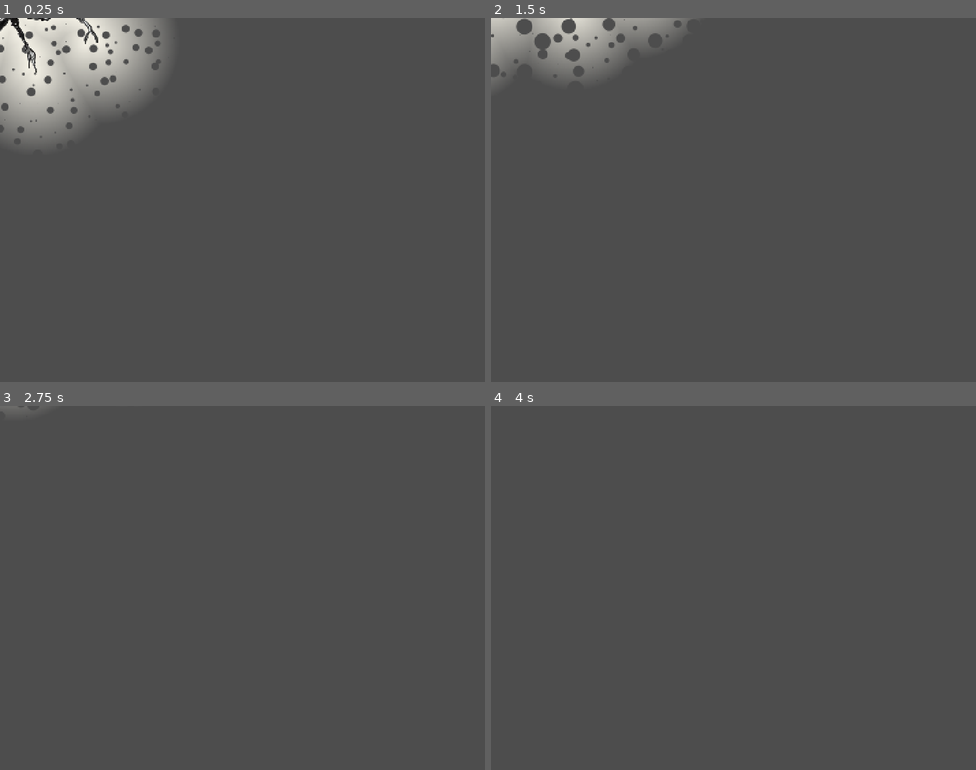
Above: before the commit, frames 1-4 (two rows, left to right).
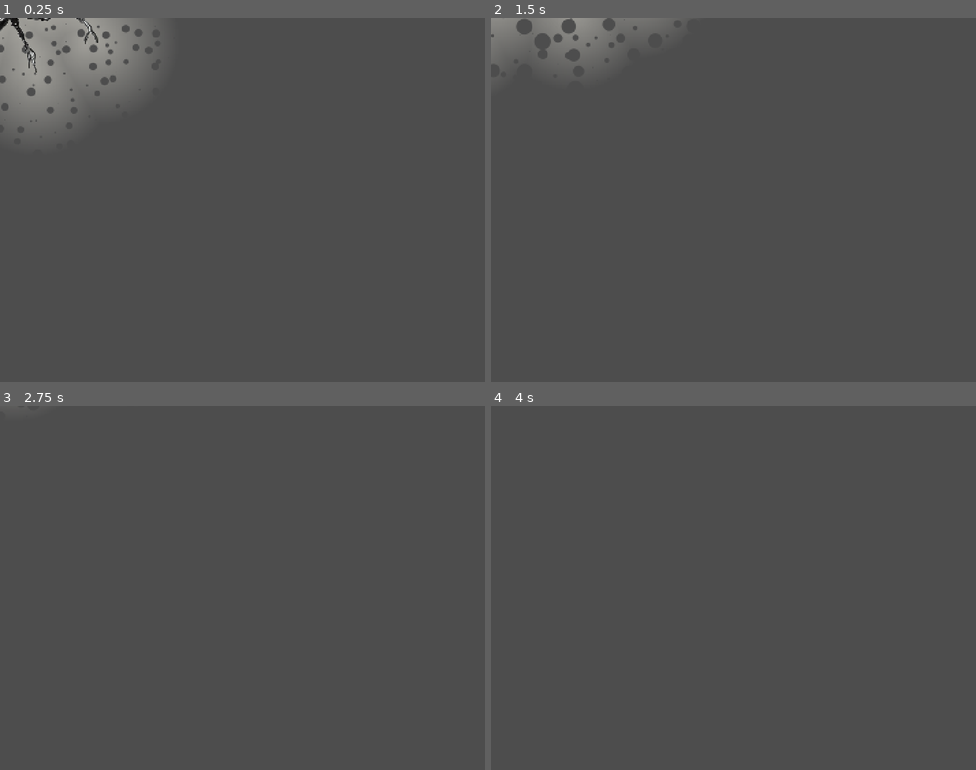
Above: after the commit, the same moments.

Repository: Philipp-Mallmann/fliegen-sind-aliens
Game: Godot game, scene res://szenen/fliege_boss.tscn
Same seed, same stepped clock (60 frames per second), same inputs: the game is played once before the commit and once after it. This scene is started directly instead of the project's main scene.
Inputs (mouse positions are in pixels of both pictures, inside the frame that each line leads up to):
- Up to frame 1 (0.25 s): no input
- Up to frame 2 (1.5 s): tap Enter at 0.5 s; move the mouse to (840, 181) at 0.52 s; hold D (rechts) 0.53-1.25 s; tap R (neustart) at 0.6 s; click (840, 181) at 0.67 s; drag from (636, 218) to (709, 272) at 1.27 s
- Up to frame 3 (2.75 s): move the mouse to (291, 507) at 2.02 s; hold D (rechts) from 2.03 s (still down); tap 0 at 2.1 s
- Up to frame 4 (4 s): release D (rechts) at 2.75 s; drag from (709, 660) to (588, 533) at 2.77 s; tap R (neustart) at 3.5, 3.6 s; move the mouse to (879, 642) at 3.52 s; hold A (links) from 3.53 s (still down)

The runs differ from the first frame. In frame 1, 7.1% of the frame differs, in the area x 0-33%, y 0-32%; in frame 2, 2.8%; in frame 3, less than 0.1%; in frame 4, nothing differs.

Commit message:
Boss-Aura halb so stark und weg nach dem Fang, haengender Forscher pendelt richtig herum
Co-Authored-By: Claude Opus 5.5 <noreply@anthropic.com>

Diff:
--- a/skripte/fliege_boss.gd
+++ b/skripte/fliege_boss.gd
@@ -29,3 +29,10 @@
 
 func angeschossen() -> void:
 	sack_rest += absacken
+
+
+# Wie fliege.gd, dazu: Ist der Boss gefangen, ist seine Aura weg.
+func _process(delta: float) -> void:
+	super(delta)
+	if gefangen:
+		$Aura.visible = false
--- a/skripte/haengen.gd
+++ b/skripte/haengen.gd
@@ -39,8 +39,11 @@
 	letzter_ort = global_position
 	letztes_tempo = tempo
 	# Ein Pendel: Es zieht zur Mitte zurueck, klingt ab, und eine Bewegung des Drehpunkts stoesst es entgegen an.
+	# Der Koerper haengt unter dem Drehpunkt. Ein positiver Winkel dreht im Uhrzeigersinn, dabei geht das untere Ende
+	# nach links. Faehrt der Drehpunkt nach rechts an (ruck positiv), soll der Koerper nach links zurueckbleiben:
+	# darum + ruck. (Bis 28.11. stand hier - ruck, da schwang er in Fahrtrichtung.)
 	var eigen: float = TAU / schwingdauer
-	var beschleunigung: float = -eigen * eigen * winkel - daempfung * winkeltempo - ruck * mitnahme
+	var beschleunigung: float = -eigen * eigen * winkel - daempfung * winkeltempo + ruck * mitnahme
 	winkeltempo += beschleunigung * delta
 	winkel += winkeltempo * delta
 	var grenze: float = deg_to_rad(groesster_winkel)
--- a/szenen/fliege_boss.tscn
+++ b/szenen/fliege_boss.tscn
@@ -131,6 +131,7 @@
 color = Color(0.1, 0.1, 0.1, 1)
 
 [node name="Aura" type="Sprite2D" parent="."]
+modulate = Color(1, 1, 1, 0.5)
 material = SubResource("ShaderMaterial_aura")
 position = Vector2(0, -5)
 scale = Vector2(0.5, 0.5)
Not shown, changed: ERKLAERUNG.md
